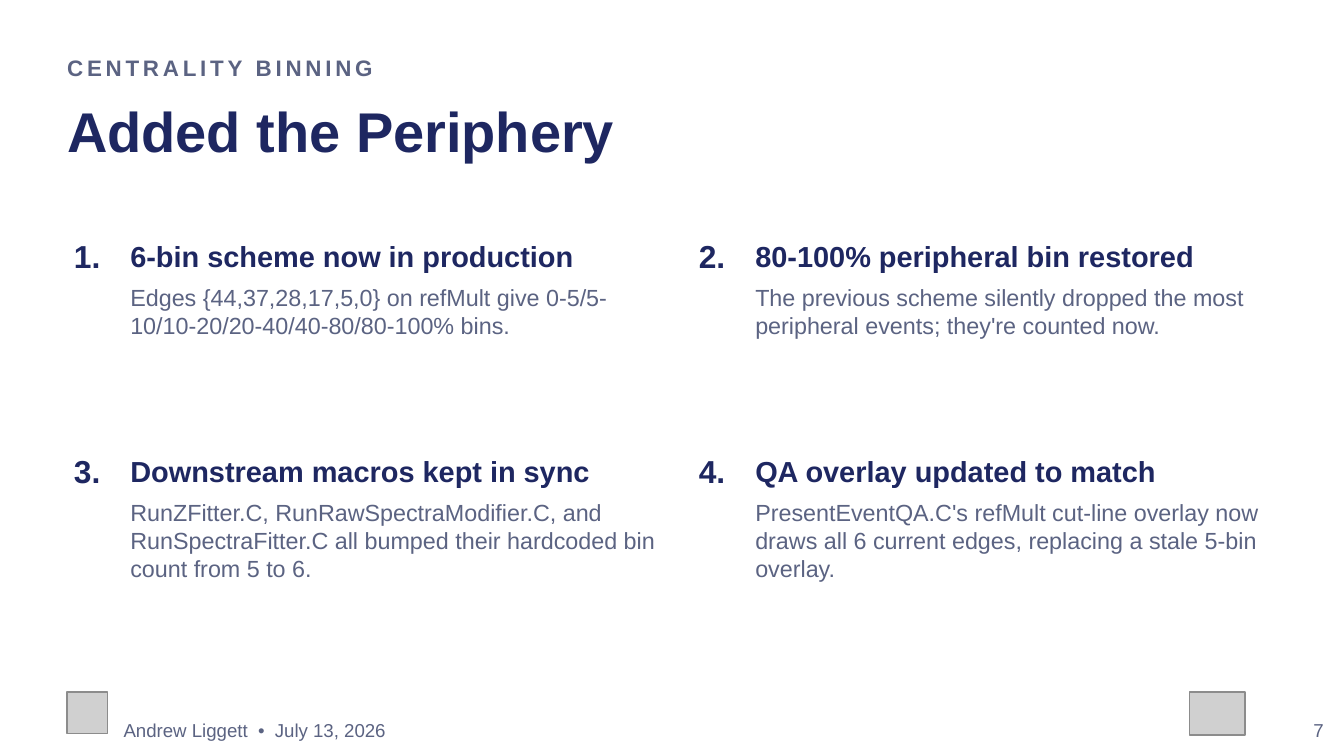
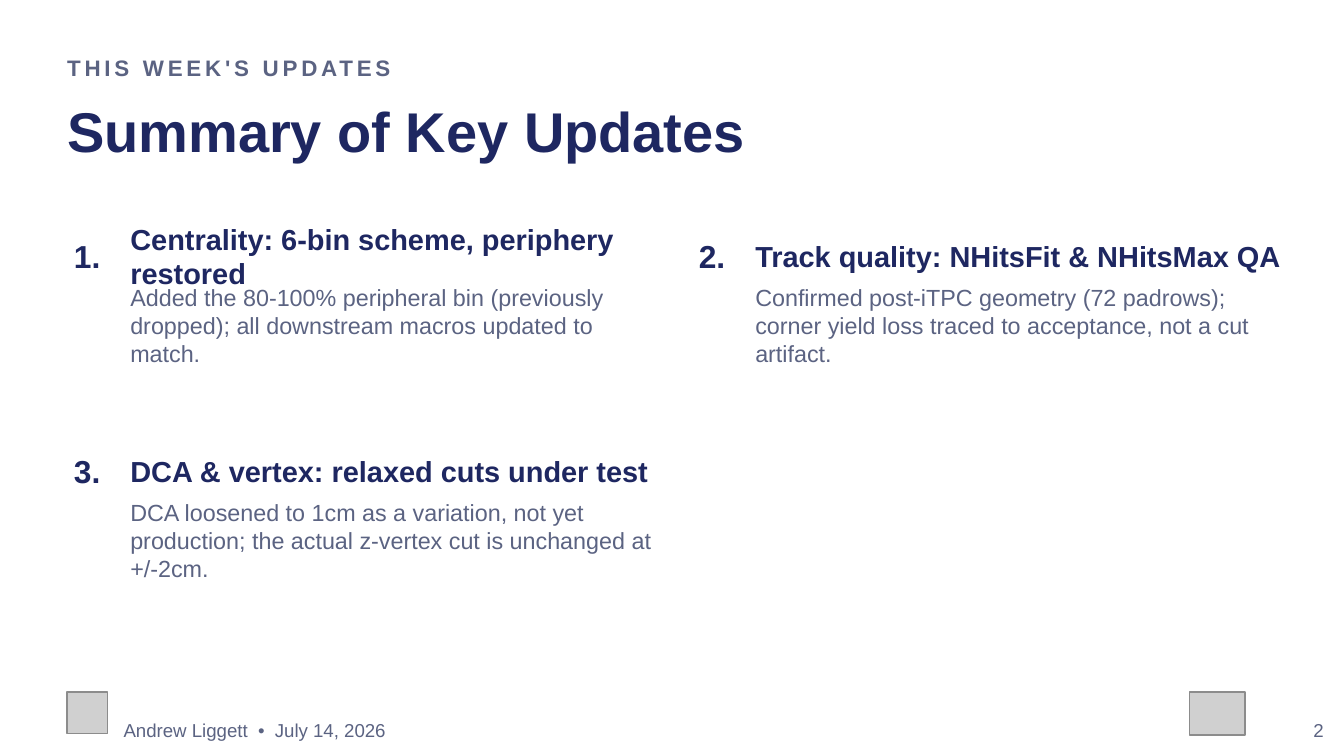
Before and after one commit to liggett2820/lightflavorspectra_OO200, a slide deck: slide 2 of docs/OO200_Spectra_Status_Update.pptx (slide 7 before the commit). Drawn at 1344x756 pixels with LibreOffice and Linux fonts; fonts in the diff are those of the drawing; grey boxes stand for pictures. Boxes give left, top, right and bottom in pixels: in the first picture for what was removed or moved away, otherwise in the second. Text is boxed around its words. In the diff, an @@ line names an element or a change of style, - is before the commit and + after.

Commit message:
Condense Centrality/NHits/DCA slides into one Summary slide, move to position 2

```diff
--- a/docs/OO200_Spectra_Status_Update.pptx
+++ b/docs/OO200_Spectra_Status_Update.pptx
@@ text at [114,60,129,76]: text changed @@
-CENTRALITY BINNING
+THIS WEEK'S UPDATES
@@ text at [67,111,745,162]: text changed @@
-Added the Periphery
+Summary of Key Updates
@@ text at [130,229,614,290]: text changed @@
-6-bin scheme now in production
+Centrality: 6-bin scheme, periphery restored
@@ text at [755,246,1280,272]: text changed @@
-80-100% peripheral bin restored
+Track quality: NHitsFit & NHitsMax QA
@@ text at [130,289,604,362]: text changed @@
-Edges {44,37,28,17,5,0} on refMult give 0-5/5-10/10-20/20-40/40-80/80-100% bins.
+Added the 80-100% peripheral bin (previously dropped); all downstream macros updated to match.
@@ text at [755,289,1249,362]: text changed @@
-The previous scheme silently dropped the most peripheral events; they're counted now.
+Confirmed post-iTPC geometry (72 padrows); corner yield loss traced to acceptance, not a cut artifact.
@@ text at [130,461,647,483]: text changed @@
-Downstream macros kept in sync
+DCA & vertex: relaxed cuts under test
@@ text removed at [699,461,725,483] @@
-4.
@@ text removed at [755,461,1155,487] @@
-QA overlay updated to match
@@ text at [130,504,651,577]: text changed @@
-RunZFitter.C, RunRawSpectraModifier.C, and RunSpectraFitter.C all bumped their hardcoded bin count from 5 to 6.
+DCA loosened to 1cm as a variation, not yet production; the actual z-vertex cut is unchanged at +/-2cm.
@@ text removed at [755,504,1258,582] @@
-PresentEventQA.C's refMult cut-line overlay now draws all 6 current edges, replacing a stale 5-bin overlay.
@@ text at [124,723,385,741]: text changed @@
-Andrew Liggett • July 13, 2026
+Andrew Liggett • July 14, 2026
@@ text at [1313,724,1323,737]: text changed @@
-7
+2
```
Also in this commit, not shown: 5 other slides changed, 2 slides removed.
